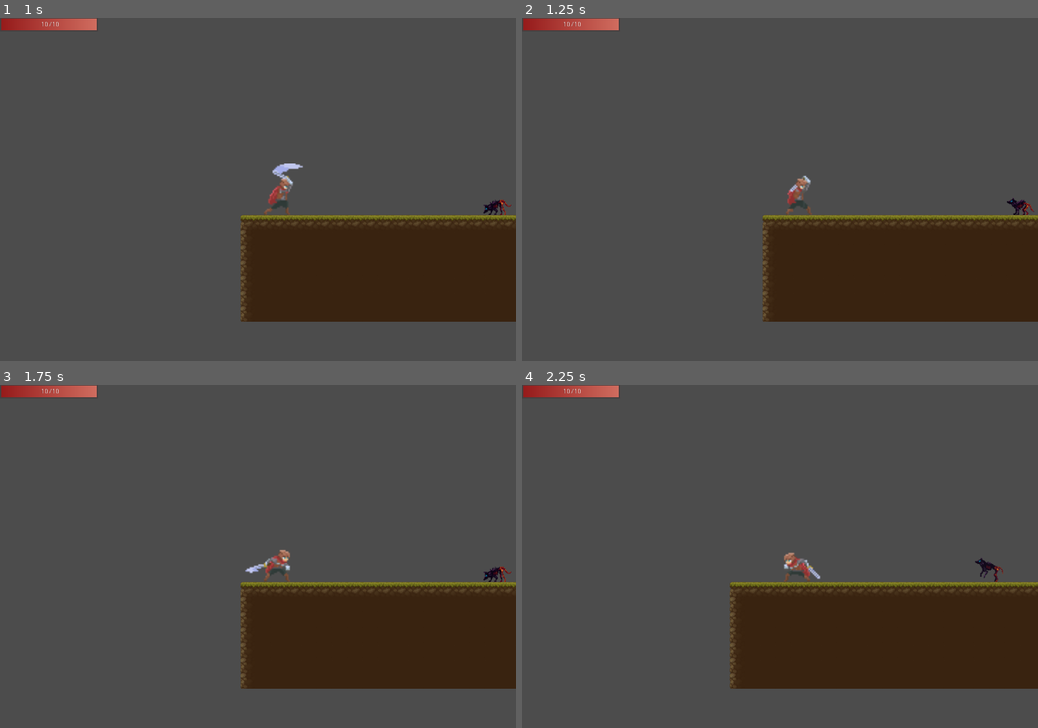
Above: before the commit, frames 1-4 (two rows, left to right).
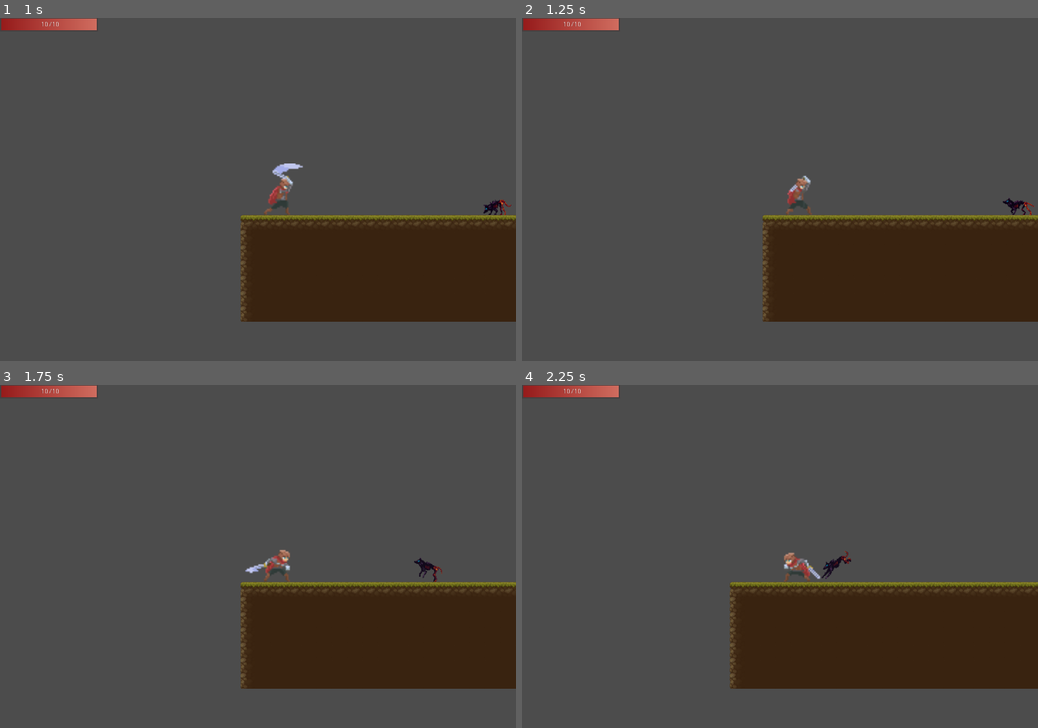
Above: after the commit, the same moments.

Repository: ArtyomKr/2d-scroller-demo
Game: Godot game, scene res://scenes/Main.tscn
Two runs of this game, one before a commit and one after it. Both use one fixed random seed, a clock stepped at 60 frames per second and the inputs below.
Inputs (mouse positions are in pixels of both pictures, inside the frame that each line leads up to):
- Up to frame 1 (1 s): move the mouse to (371, 172) at 0.52 s; hold Right (ui_right) from 0.53 s (still down); click (371, 172) at 0.6 s; tap Space (jump) at 0.77 s
- Up to frame 2 (1.25 s): keep holding Right (ui_right)
- Up to frame 3 (1.75 s): keep holding Right (ui_right); move the mouse to (154, 573) at 1.27 s; click (154, 573) at 1.35 s; tap Space (jump) at 1.52 s
- Up to frame 4 (2.25 s): move the mouse to (831, 481) at 2.02 s; release Right (ui_right) at 2.03 s; hold Left (ui_left) from 2.03 s (still down); click (831, 481) at 2.1 s

Frame 1 is identical in both runs. In frame 2, 0.1% of the frame differs, in the area x 93-100%, y 52-58%; in frame 3, 0.2%; in frame 4, 0.3%, in the area x 58-94%, y 48-58%.

Commit message:
feat: add new states to hellhound FSM

Diff:
--- a/scenes/actors/enemies/HellHound/HellHound.gd
+++ b/scenes/actors/enemies/HellHound/HellHound.gd
@@ -4,19 +4,23 @@
 signal detected_player
 
 
-export var speed = 300
+export var walk_speed = 100
+export var run_speed = 200
 export var jump_force = 500
 
 enum STATE {
 	IN_AIR,
 	IDLE,
+	IDLE_WALK,
 	ALERTED,
+	ALERTED_CHASE,
 	DEAD,
 	ATTACKING,
 	HURT
 }
 
 var attack_target
+var direction = 1
 var _state = STATE.IDLE
 onready var AlertTimer = $AlertTimer
 onready var AttackTimer = $AttackTimer
@@ -30,8 +34,8 @@
 	hide()
 
 
-func _physics_process(_delta):
-	manage_state()
+func _physics_process(delta):
+	manage_state(delta)
 
 
 func start(pos: Vector2):
@@ -49,7 +53,7 @@
 	.damage(amount)
 
 
-func manage_state():
+func manage_state(delta):
 	var current_animation: String
 
 	match _state:
@@ -57,26 +61,39 @@
 			velocity = move_and_slide_with_snap(velocity, Vector2.DOWN, Vector2.UP)
 
 			current_animation = "idle"
-		STATE.ALERTED:
+		STATE.IDLE_WALK:
+			velocity.x = direction * walk_speed * delta * 100
 			velocity = move_and_slide_with_snap(velocity, Vector2.DOWN, Vector2.UP)
 
+			current_animation = "idle_walk"
+		STATE.ALERTED:
+			current_animation = "alerted_walk"
+
 			if attack_target:
-				var target_direction = attack_target.global_position.direction_to(global_position)
-				$AnimatedSprite.flip_h = target_direction.x < 0
+				var target_dir = attack_target.global_position.direction_to(global_position)
+				target_dir.x = -target_dir.x / target_dir.abs().x
+				direction = target_dir.x
 
 				if AttackTimer.is_stopped():
 					_state = STATE.ATTACKING
+				if !AttackTimer.is_stopped():
+					velocity.x = run_speed * delta * 100
+					current_animation = "run"
+				if AlertTimer.is_stopped() && !attack_target:
+					_state = STATE.IDLE
 
-			current_animation = "idle"
+			velocity.x = direction * walk_speed * delta * 100
+			velocity = move_and_slide_with_snap(velocity, Vector2.DOWN, Vector2.UP)
 		STATE.IN_AIR:
 			velocity = move_and_slide_with_snap(velocity, Vector2.DOWN, Vector2.UP)
 
 			if is_on_floor():
 				_state = STATE.IDLE
 		STATE.ATTACKING:
-			print_debug("attack")
 			current_animation = "attack"
 			AttackTimer.start(rand_range(0.5, 2.0))
+			velocity.x = direction * run_speed * delta * 100
+			velocity = move_and_slide_with_snap(velocity, Vector2.DOWN, Vector2.UP)
 		STATE.HURT:
 			current_animation = "hurt"
 		STATE.DEAD:
@@ -84,6 +101,8 @@
 			yield($AnimationPlayer, "animation_finished")
 			destroy()
 
+	if abs(velocity.x) > 0.1:
+		$AnimatedSprite.flip_h = velocity.x > 0
 	if current_animation != $AnimationPlayer.assigned_animation:
 		$AnimationPlayer.play(current_animation)
 
@@ -92,9 +111,13 @@
 	_state = STATE.ALERTED
 
 
+func goto_idle_walk():
+	_state = STATE.IDLE_WALK
+	direction = pow(-1, randi() % 2)
+
+
 func attack():
 	var target_dir = attack_target.global_position.direction_to(global_position)
-
 	$AnimatedSprite.flip_h = target_dir.x < 0
 
 
